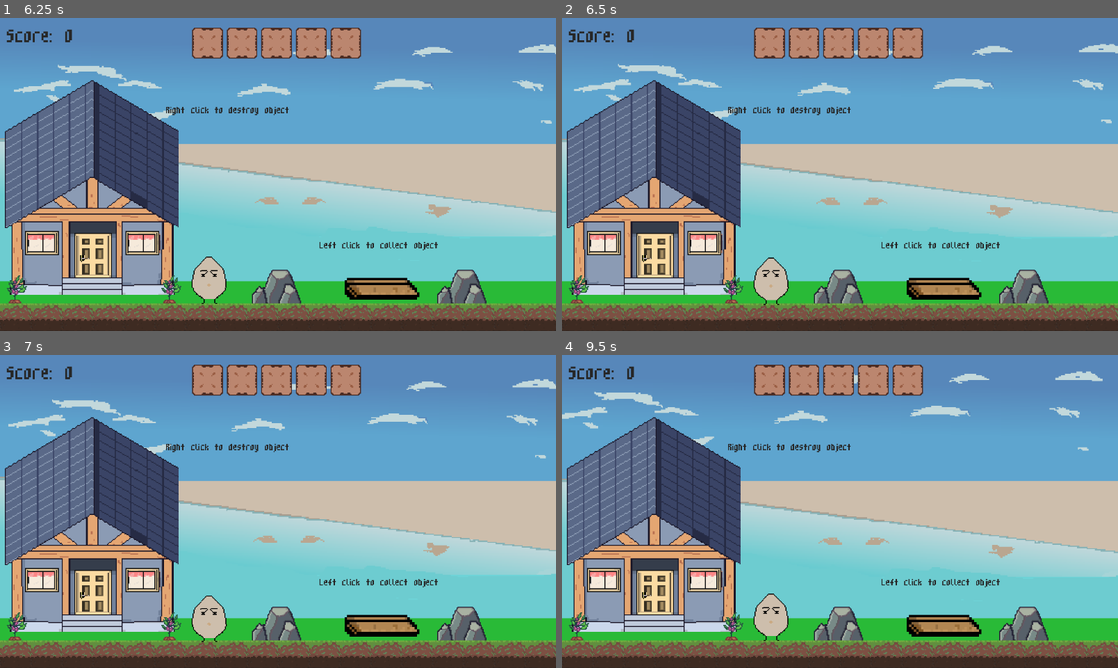
Above: before the commit, frames 1-4 (two rows, left to right).
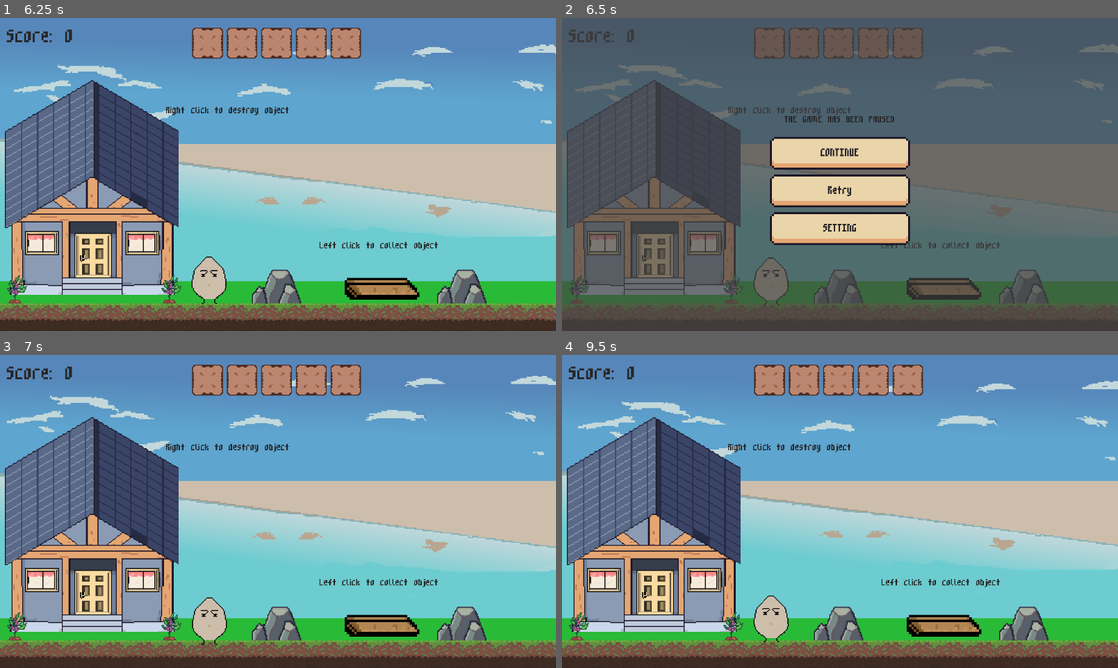
Above: after the commit, the same moments.

Repository: dawn1810/gmtk-2023
Game: Godot game, scene res://screen/level_1.tscn
The game is run twice, just before and just after one commit, with the same random seed, the same clock (stepped at 60 frames per second) and the same inputs. This scene is started directly instead of the project's main scene.
Inputs (mouse positions are in pixels of both pictures, inside the frame that each line leads up to):
- Up to frame 1 (6.25 s): click (205, 43) at 0.52 s; click (205, 43) at 1.27 s; click (205, 43) at 2.02 s; tap Enter every 0.75 s from 2.75 to 5.75 s; drag from (88, 212) to (383, 287) at 2.77 s; drag from (383, 287) to (88, 212) at 3.52 s; move the mouse to (211, 280) at 4.27 s; click (211, 280) at 4.35 s; drag from (250, 237) to (383, 287) at 5.02 s; move the mouse to (444, 221) at 5.77 s; click (444, 221) at 5.85 s
- Up to frame 2 (6.5 s): tap Escape (pause) at 6.4 s
- Up to frame 3 (7 s): click (278, 524) at 6.5 s, where only the run after the commit has a clickable "Retry"
- Up to frame 4 (9.5 s): tap Enter at 7.25 s; drag from (673, 464) to (773, 617) at 7.27 s; move the mouse to (867, 511) at 8.02 s; click (867, 511) at 8.1 s; drag from (756, 433) to (728, 527) at 8.77 s

Frame 1 is identical in both runs. In frame 2, 89% of the frame differs, in the area x 0-100%, y 0-100%; in frame 3, 3.8%; in frame 4, 5.9%.

Commit message:
Clean up the project, ready for export

Diff:
--- a/screen/level_1.tscn
+++ b/screen/level_1.tscn
@@ -23,6 +23,7 @@
 [ext_resource type="Script" path="res://code/bigstone.gd" id="18_dp6rk"]
 [ext_resource type="AudioStream" uid="uid://dr6eam57w5dxt" path="res://audio/yt1s_XiDPt6n.mp3" id="20_ruqe7"]
 [ext_resource type="PackedScene" uid="uid://bv544l7cgdtnr" path="res://screen/pop_cat.tscn" id="22_p2js0"]
+[ext_resource type="PackedScene" uid="uid://nmjink44ntmf" path="res://ui/pause_menu.tscn" id="24_dj0by"]
 
 [sub_resource type="RectangleShape2D" id="RectangleShape2D_odlt7"]
 size = Vector2(178, 20)
@@ -265,7 +266,7 @@
 text = "Score: 0"
 
 [node name="FrontLayer" type="CanvasLayer" parent="."]
-layer = 128
+layer = 15
 scale = Vector2(1.99, 1.99)
 transform = Transform2D(1.99, 0, 0, 1.99, 0, 0)
 
@@ -638,6 +639,9 @@
 theme = ExtResource("3_bbn3i")
 text = "Drag item here to use it"
 horizontal_alignment = 1
+
+[node name="PauseMenu" parent="." instance=ExtResource("24_dj0by")]
+layer = 20
 
 [connection signal="explore" from="Hourse/DestroyItem" to="." method="_on_destroy_item_explore"]
 [connection signal="dead_signal" from="Actor" to="." method="_on_actor_dead_signal"]
--- a/screen/use_item.tscn
+++ b/screen/use_item.tscn
@@ -3,7 +3,7 @@
 [ext_resource type="Script" path="res://code/use_item.gd" id="1_afiro"]
 
 [sub_resource type="RectangleShape2D" id="RectangleShape2D_n6h3l"]
-size = Vector2(202, 64)
+size = Vector2(202, 142)
 
 [node name="Use_item" type="Area2D"]
 position = Vector2(1287, 532)
--- a/ui/audio_setting_menu.tscn
+++ b/ui/audio_setting_menu.tscn
@@ -5,7 +5,8 @@
 [ext_resource type="Script" path="res://ui/AudioSliderScript.gd" id="2_8olfc"]
 
 [node name="SettingMenu" type="CanvasLayer"]
-layer = 10
+process_mode = 3
+layer = 30
 script = ExtResource("1_gcj1h")
 
 [node name="SettingBG" type="ColorRect" parent="."]
--- a/ui/element/button_prompt.gd
+++ /dev/null
@@ -1,4 +0,0 @@
-extends AnimatedSprite2D
-
-func _ready():
-	play()
--- a/ui/element/button_prompt.tscn
+++ /dev/null
@@ -1,75 +0,0 @@
-[gd_scene load_steps=10 format=3 uid="uid://dpt2xot472er6"]
-
-[ext_resource type="Texture2D" uid="uid://dlu86mtjuubdk" path="res://assets/ui/kenney 1bit/Tilemap/tilemap_black.png" id="1_d322o"]
-[ext_resource type="Script" path="res://ui/element/button_prompt.gd" id="2_lvoa6"]
-
-[sub_resource type="AtlasTexture" id="AtlasTexture_868r6"]
-atlas = ExtResource("1_d322o")
-region = Rect2(561, 323, 16, 16)
-
-[sub_resource type="AtlasTexture" id="AtlasTexture_6ohac"]
-atlas = ExtResource("1_d322o")
-region = Rect2(136, 34, 16, 16)
-
-[sub_resource type="AtlasTexture" id="AtlasTexture_k0cyr"]
-atlas = ExtResource("1_d322o")
-region = Rect2(153, 34, 16, 16)
-
-[sub_resource type="AtlasTexture" id="AtlasTexture_gou3a"]
-atlas = ExtResource("1_d322o")
-region = Rect2(17, 289, 16, 16)
-
-[sub_resource type="AtlasTexture" id="AtlasTexture_wlvrj"]
-atlas = ExtResource("1_d322o")
-region = Rect2(136, 34, 16, 16)
-
-[sub_resource type="AtlasTexture" id="AtlasTexture_nl0dh"]
-atlas = ExtResource("1_d322o")
-region = Rect2(170, 34, 16, 16)
-
-[sub_resource type="SpriteFrames" id="SpriteFrames_5siu5"]
-resource_local_to_scene = true
-animations = [{
-"frames": [{
-"duration": 1.0,
-"texture": SubResource("AtlasTexture_868r6")
-}],
-"loop": false,
-"name": &"drag",
-"speed": 5.0
-}, {
-"frames": [{
-"duration": 1.0,
-"texture": SubResource("AtlasTexture_6ohac")
-}, {
-"duration": 1.0,
-"texture": SubResource("AtlasTexture_k0cyr")
-}],
-"loop": true,
-"name": &"left_click",
-"speed": 2.0
-}, {
-"frames": [{
-"duration": 1.0,
-"texture": SubResource("AtlasTexture_gou3a")
-}],
-"loop": false,
-"name": &"point_down",
-"speed": 5.0
-}, {
-"frames": [{
-"duration": 1.0,
-"texture": SubResource("AtlasTexture_wlvrj")
-}, {
-"duration": 1.0,
-"texture": SubResource("AtlasTexture_nl0dh")
-}],
-"loop": true,
-"name": &"right_click",
-"speed": 2.0
-}]
-
-[node name="ButtonPrompt" type="AnimatedSprite2D"]
-sprite_frames = SubResource("SpriteFrames_5siu5")
-animation = &"left_click"
-script = ExtResource("2_lvoa6")
--- a/ui/main_menu.tscn
+++ b/ui/main_menu.tscn
@@ -5,6 +5,7 @@
 [ext_resource type="Texture2D" uid="uid://bhfknoq3m5y6b" path="res://img/background.png" id="2_jityj"]
 
 [node name="MainMenu" type="CanvasLayer"]
+process_mode = 3
 script = ExtResource("1_qrjmb")
 start_level = "res://screen/level_1.tscn"
 
@@ -65,10 +66,10 @@
 anchor_top = 0.5
 anchor_right = 0.5
 anchor_bottom = 0.5
-offset_left = -297.0
-offset_top = -232.0
-offset_right = 297.0
-offset_bottom = 232.0
+offset_left = -220.0
+offset_top = -197.0
+offset_right = 220.0
+offset_bottom = 197.0
 grow_horizontal = 2
 grow_vertical = 2
 color = Color(0.914063, 0.828125, 0.664063, 1)
@@ -105,11 +106,15 @@
 [center]Thank you![/center]"
 
 [node name="CloseTxt" type="Label" parent="CreditMenu"]
-layout_mode = 0
-offset_left = 510.0
-offset_top = 22.0
-offset_right = 553.0
-offset_bottom = 54.0
+layout_mode = 1
+anchors_preset = 1
+anchor_left = 1.0
+anchor_right = 1.0
+offset_left = -69.0
+offset_top = 16.0
+offset_right = -26.0
+offset_bottom = 48.0
+grow_horizontal = 0
 mouse_filter = 1
 theme = ExtResource("1_cwbmi")
 text = "close"
--- a/ui/menu.gd
+++ b/ui/menu.gd
@@ -21,4 +21,4 @@
 	hide()
 
 func _on_quit_button_pressed():
-	get_tree().quit()
+	get_tree().reload_current_scene()
--- a/ui/pause_menu.tscn
+++ b/ui/pause_menu.tscn
@@ -4,6 +4,7 @@
 [ext_resource type="Theme" uid="uid://cje4s55txuuax" path="res://themes/gui_theme.tres" id="1_u3e2m"]
 
 [node name="PauseMenu" type="CanvasLayer"]
+process_mode = 3
 script = ExtResource("1_a5xk7")
 
 [node name="ColorRect" type="ColorRect" parent="."]
@@ -35,16 +36,16 @@
 theme = ExtResource("1_u3e2m")
 text = "CONTINUE"
 
+[node name="Retry" type="Button" parent="MainMenu/VBoxContainer"]
+layout_mode = 2
+theme = ExtResource("1_u3e2m")
+text = "Retry"
+
 [node name="SettingButton" type="Button" parent="MainMenu/VBoxContainer"]
 layout_mode = 2
 theme = ExtResource("1_u3e2m")
 text = "SETTING"
 
-[node name="QuitButton" type="Button" parent="MainMenu/VBoxContainer"]
-layout_mode = 2
-theme = ExtResource("1_u3e2m")
-text = "QUIT"
-
 [connection signal="pressed" from="MainMenu/VBoxContainer/ContinueButton" to="." method="_on_continue_button_pressed"]
+[connection signal="pressed" from="MainMenu/VBoxContainer/Retry" to="." method="_on_quit_button_pressed"]
 [connection signal="pressed" from="MainMenu/VBoxContainer/SettingButton" to="." method="_on_setting_button_pressed"]
-[connection signal="pressed" from="MainMenu/VBoxContainer/QuitButton" to="." method="_on_quit_button_pressed"]
Binary file removed: assets/dirt.png
Not shown, removed: assets/dirt.png.import
Not shown, removed: assets/ui/kenney 1bit/License.txt
Binary file removed: assets/ui/kenney 1bit/Tilemap/tilemap_black.png
Not shown, removed: assets/ui/kenney 1bit/Tilemap/tilemap_black.png.import
Binary file removed: assets/ui/kenney 1bit/Tilemap/tilemap_black_packed.png
Not shown, removed: assets/ui/kenney 1bit/Tilemap/tilemap_black_packed.png.import
Binary file removed: assets/ui/kenney 1bit/Tilemap/tilemap_white.png
Not shown, removed: assets/ui/kenney 1bit/Tilemap/tilemap_white.png.import
Binary file removed: assets/ui/kenney 1bit/Tilemap/tilemap_white_packed.png
Not shown, removed: assets/ui/kenney 1bit/Tilemap/tilemap_white_packed.png.import
Not shown: 1 places in screen/level_1.tscn that only renumber resources
